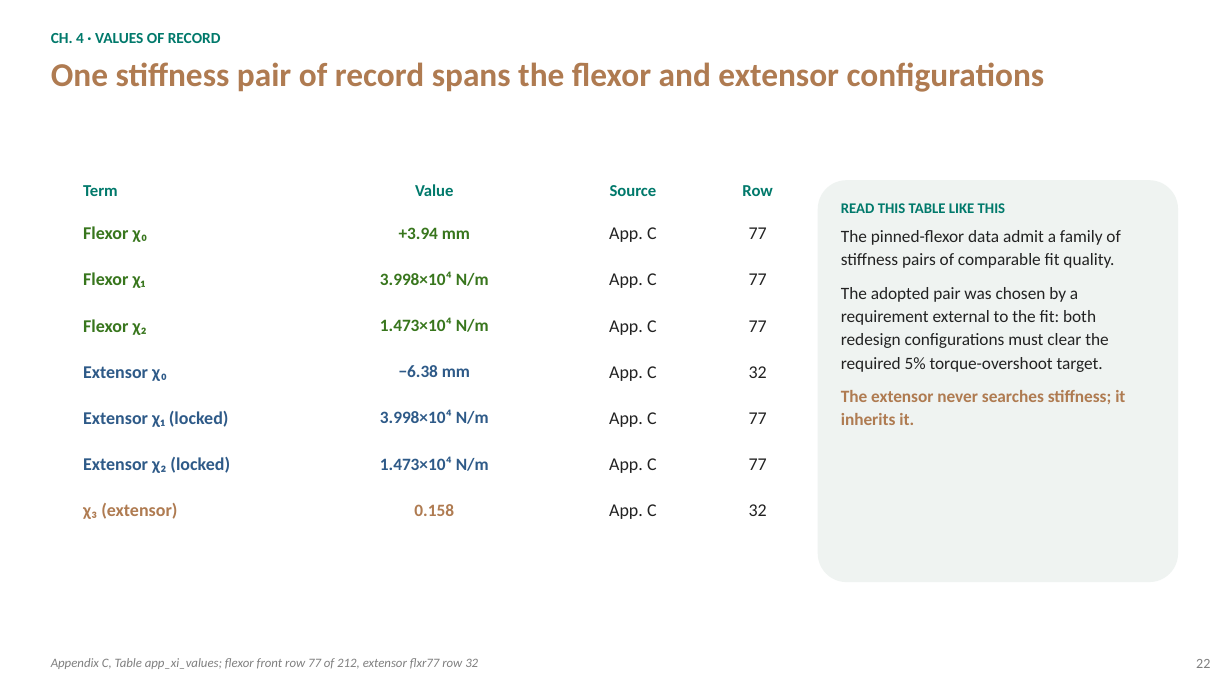
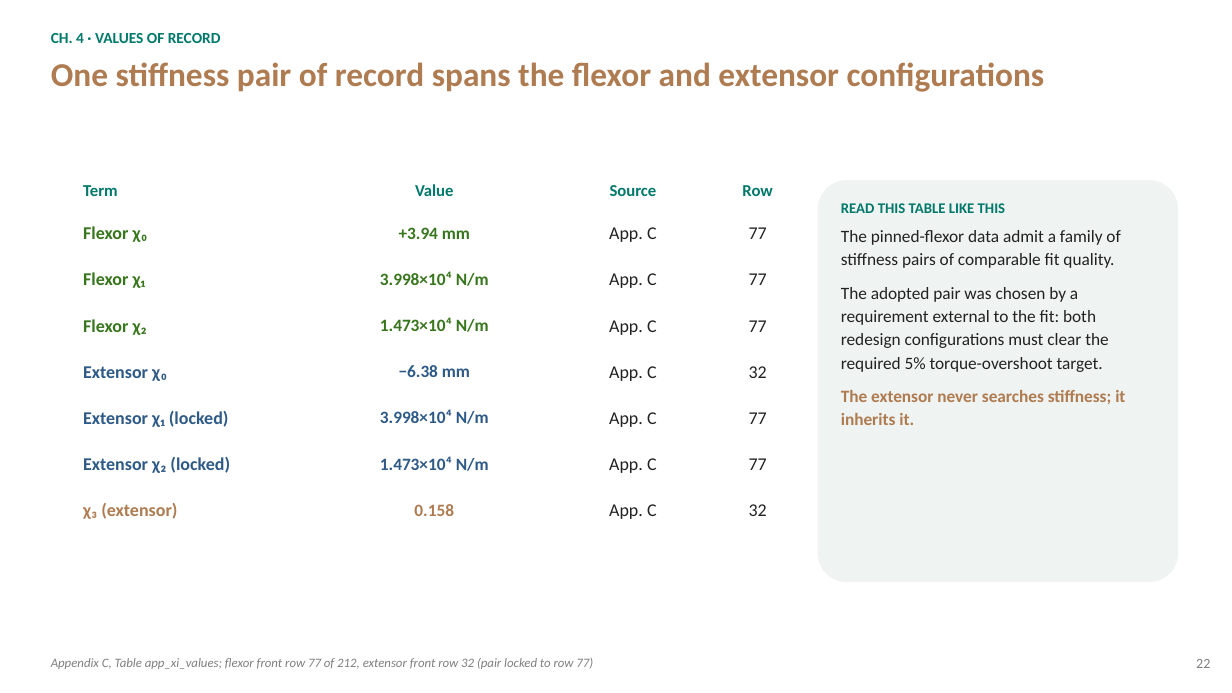
Before and after one commit to Agile-and-Adaptive-Robotics/Bipedal_Robot, a slide deck: slide 22 of Documentation/Reports and Papers/Dissertation/Defense/Bolen_Dissertation_Defense.pptx. Drawn at 1232x693 pixels with LibreOffice and Linux fonts; fonts in the diff are those of the drawing. Boxes give left, top, right and bottom in pixels: in the first picture for what was removed or moved away, otherwise in the second. Text is boxed around its words. In the diff, an @@ line names an element or a change of style, - is before the commit and + after.

```diff
--- a/Documentation/Reports and Papers/Dissertation/Defense/Bolen_Dissertation_Defense.pptx
+++ b/Documentation/Reports and Papers/Dissertation/Defense/Bolen_Dissertation_Defense.pptx
@@ text at [51, 658, 593, 669]: text changed @@
-Appendix C, Table app_xi_values; flexor front row 77 of 212, extensor flxr77 row 32
+Appendix C, Table app_xi_values; flexor front row 77 of 212, extensor front row 32 (pair locked to row 77)
```
Also in this commit, not shown: 4 other slides changed, 15 other files.
